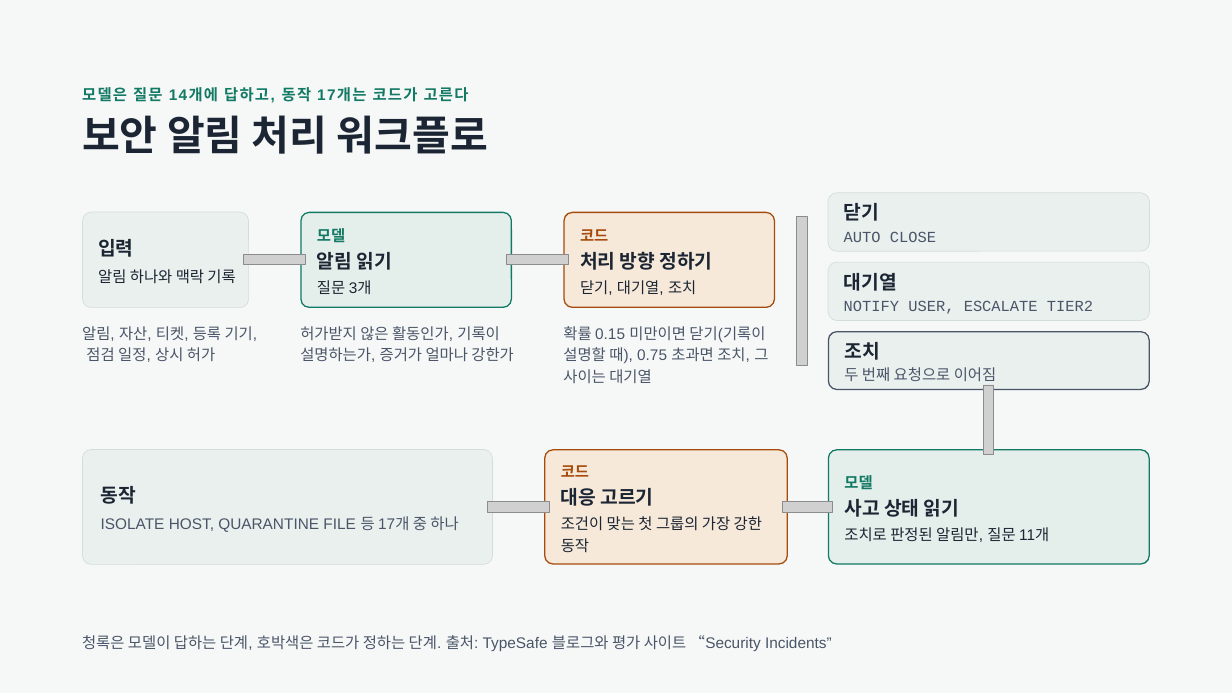
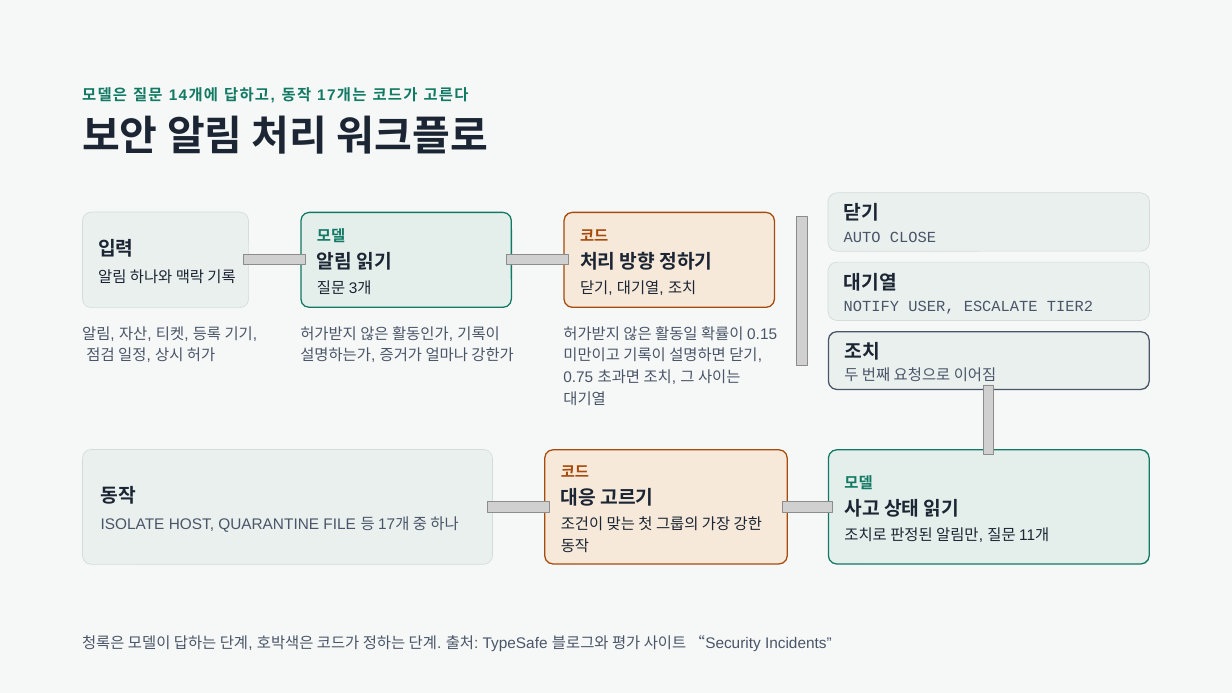
Before and after one commit to SeokRae/blog, a slide deck: slide 12 of presentations/jev-system-one-intro.pptx. Drawn at 1232x693 pixels with LibreOffice and Linux fonts; fonts in the diff are those of the drawing; grey boxes stand for pictures; background and template pictures are left out. Boxes give left, top, right and bottom in pixels: in the first picture for what was removed or moved away, otherwise in the second. Text is boxed around its words. In the diff, an @@ line names an element or a change of style, - is before the commit and + after.

```diff
--- a/presentations/jev-system-one-intro.pptx
+++ b/presentations/jev-system-one-intro.pptx
@@ text at [563, 326, 777, 405]: text changed @@
-확률 0.15 미만이면 닫기(기록이 설명할 때), 0.75 초과면 조치, 그 사이는 대기열
+허가받지 않은 활동일 확률이 0.15 미만이고 기록이 설명하면 닫기, 0.75 초과면 조치, 그 사이는 대기열
```
Also in this commit, not shown: 1 other slide changed.
